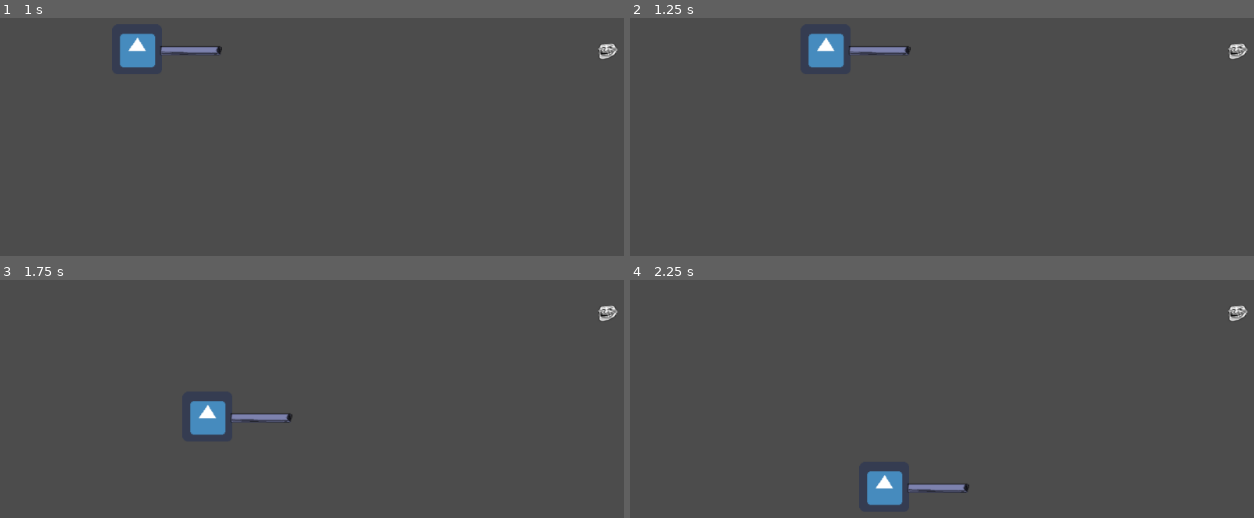
Above: before the commit, frames 1-4 (two rows, left to right).
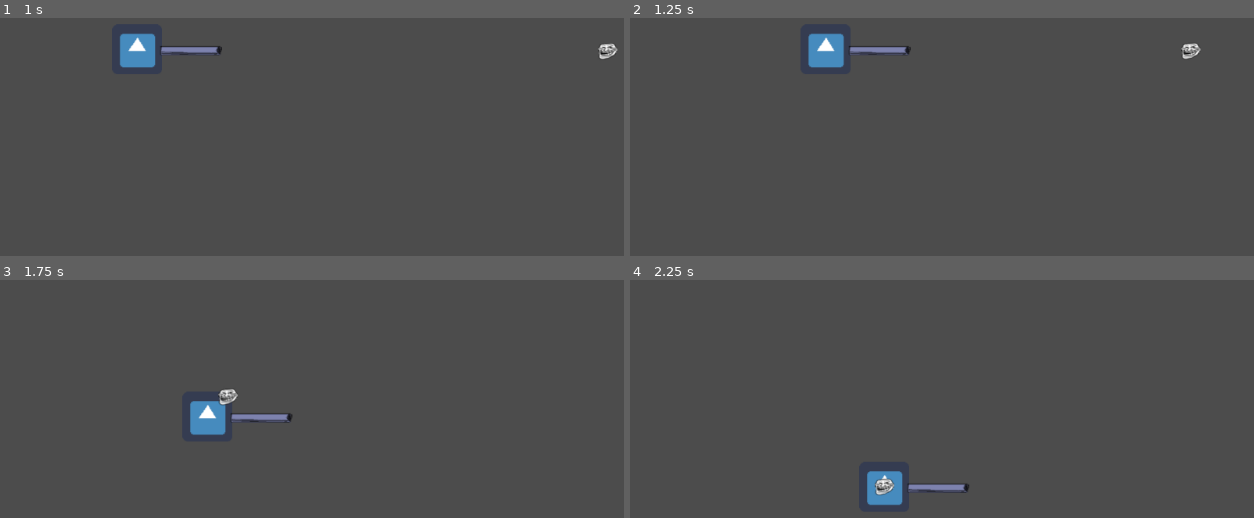
Above: after the commit, the same moments.

Repository: Sasti/gameoff2018RhythmShooter
Game: Godot game, scene res://LevelTemplate.tscn
The game is run twice, just before and just after one commit, with the same random seed, the same clock (stepped at 60 frames per second) and the same inputs. The engine's default icon, where the game draws it, is replaced by a stand-in: a white triangle on a blue panel in a dark square.
Inputs:
- Up to frame 1 (1 s): tap Enter at 0.5 s; hold Right (ui_right) from 0.53 s (still down)
- Up to frame 2 (1.25 s): keep holding Right (ui_right)
- Up to frame 3 (1.75 s): release Right (ui_right) at 1.28 s; hold Down (ui_down) from 1.28 s (still down)
- Up to frame 4 (2.25 s): release Down (ui_down) at 2.03 s; hold Right (ui_right) from 2.03 s (still down)

Frame 1 is identical in both runs. In frame 2, 0.3% of the frame differs, in the area x 88-100%, y 10-18%; in frame 3, 0.3%; in frame 4, 0.3%, in the area x 39-100%, y 10-91%.

Commit message:
Make the mob move towards the player on aggro

Diff:
--- a/Primal Beat/FlyingMeleeMob.gd
+++ b/Primal Beat/FlyingMeleeMob.gd
@@ -1,7 +1,7 @@
 # A flying enemy unaffected by gravity.
 # Hovers in the air until the player enters its aggro range, then pursues the player.
 # When it manages to reach the player's attack range, it latches on, slowly draining their life.
-extends RigidBody2D
+extends KinematicBody2D
 
 # Whether the player has entered our aggro range
 var aggroed = false
@@ -13,7 +13,7 @@
 var target = Vector2()
 
 # Movement parameters
-var speed = 200
+var speed = 15
 var velocity = Vector2()
 
 func _ready():
@@ -21,11 +21,11 @@
 	$MobHitArea.connect('area_entered', self, 'hit')
 	$MobAggroRange.connect('area_entered', self, 'aggro')
 
-func _process(delta):
+func _physics_process(delta):
 	velocity = (target.position - position).normalized() * speed
 
 	if aggroed:
-		pass
+		move_and_collide(velocity)
 
 func hit(area):
 	if area.name == 'PlayerShotHitArea':
--- a/Primal Beat/LevelTemplate.tscn
+++ b/Primal Beat/LevelTemplate.tscn
@@ -51,29 +51,15 @@
 
 position = Vector2( 263.295, 290.308 )
 
-[node name="FlyingMeleeMob" type="RigidBody2D" parent="Gameworld" index="1"]
+[node name="FlyingMeleeMob" type="KinematicBody2D" parent="Gameworld" index="1"]
 
 position = Vector2( 1001, 292.659 )
 input_pickable = false
 collision_layer = 0
 collision_mask = 0
-mode = 0
-mass = 1.02041e-05
-friction = 1.0
-bounce = 0.0
-gravity_scale = 0.0
-custom_integrator = false
-continuous_cd = 0
-contacts_reported = 0
-contact_monitor = false
-sleeping = false
-can_sleep = true
-linear_velocity = Vector2( 0, 0 )
-linear_damp = -1.0
-angular_velocity = 0.0
-angular_damp = -1.0
+collision/safe_margin = 0.08
 script = ExtResource( 2 )
-_sections_unfolded = [ "Collision" ]
+_sections_unfolded = [ "Collision", "collision" ]
 
 [node name="AnimatedSprite" type="AnimatedSprite" parent="Gameworld/FlyingMeleeMob" index="0"]
 
